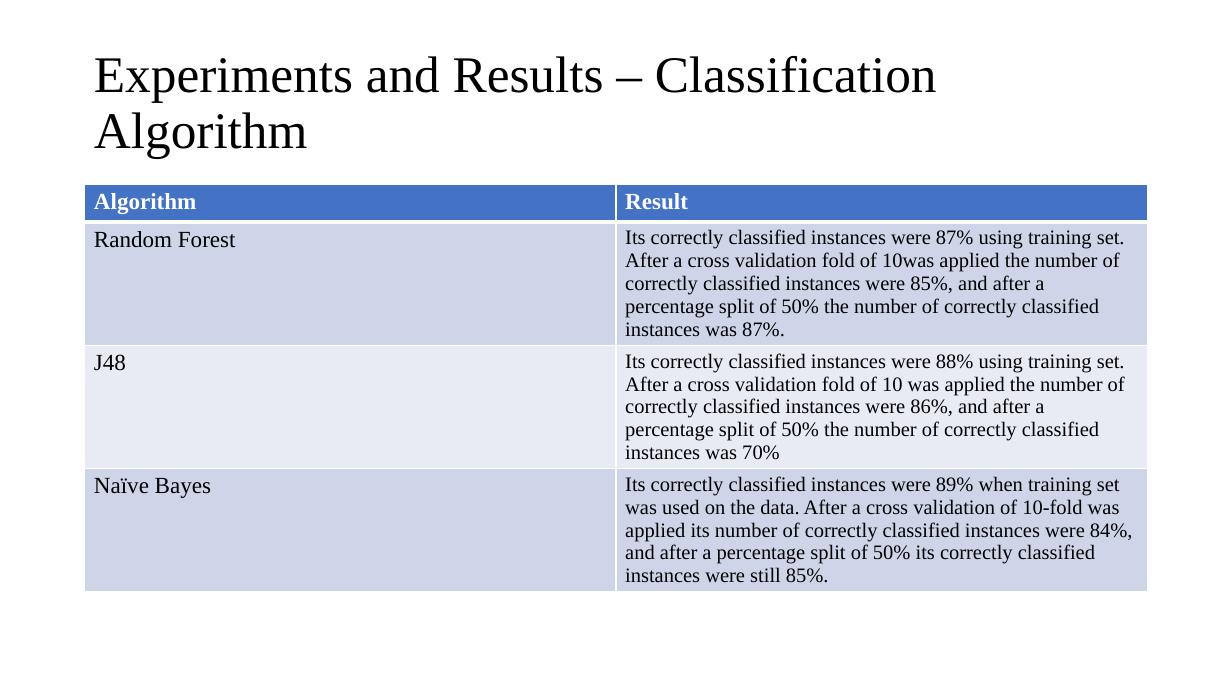
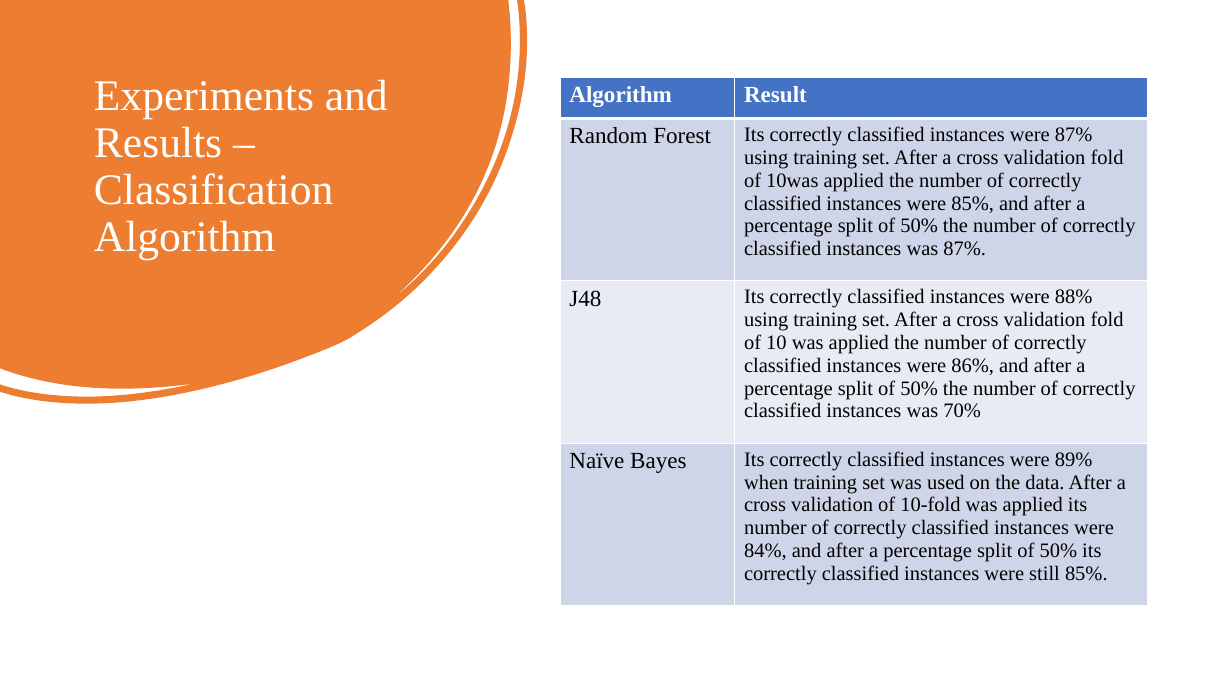
Before and after one commit to Celestina-ayeni/Dissertation, a slide deck: slide 10 of DissertationPresentation.pptx. Drawn at 1232x693 pixels with LibreOffice and Linux fonts; fonts in the diff are those of the drawing. Boxes give left, top, right and bottom in pixels: in the first picture for what was removed or moved away, otherwise in the second. Text is boxed around its words. In the diff, an @@ line names an element or a change of style, - is before the commit and + after.

```diff
--- a/DissertationPresentation.pptx
+++ b/DissertationPresentation.pptx
@@ freeform shape added at [0, 0, 528, 404], fill #ED7D31 @@
@@ title "Experiments and Results – Classification ...": place and size @@
-title "Experiments and Results – Classification ..." at [94, 56, 937, 158]
+title "Experiments and Results – Classification ..." at [94, 79, 388, 260]
@@ title "Experiments and Results – Classification ..." at [94, 79, 388, 260]: size 40 to 34 pt, text colour #000000 to #FFFFFF; vertical alignment middle to top @@
@@ table: place and size @@
-table at [85, 185, 1148, 620]
+table at [560, 78, 1147, 606]
```
Also in this commit, not shown: 13 other slides changed, 1 slide added.
